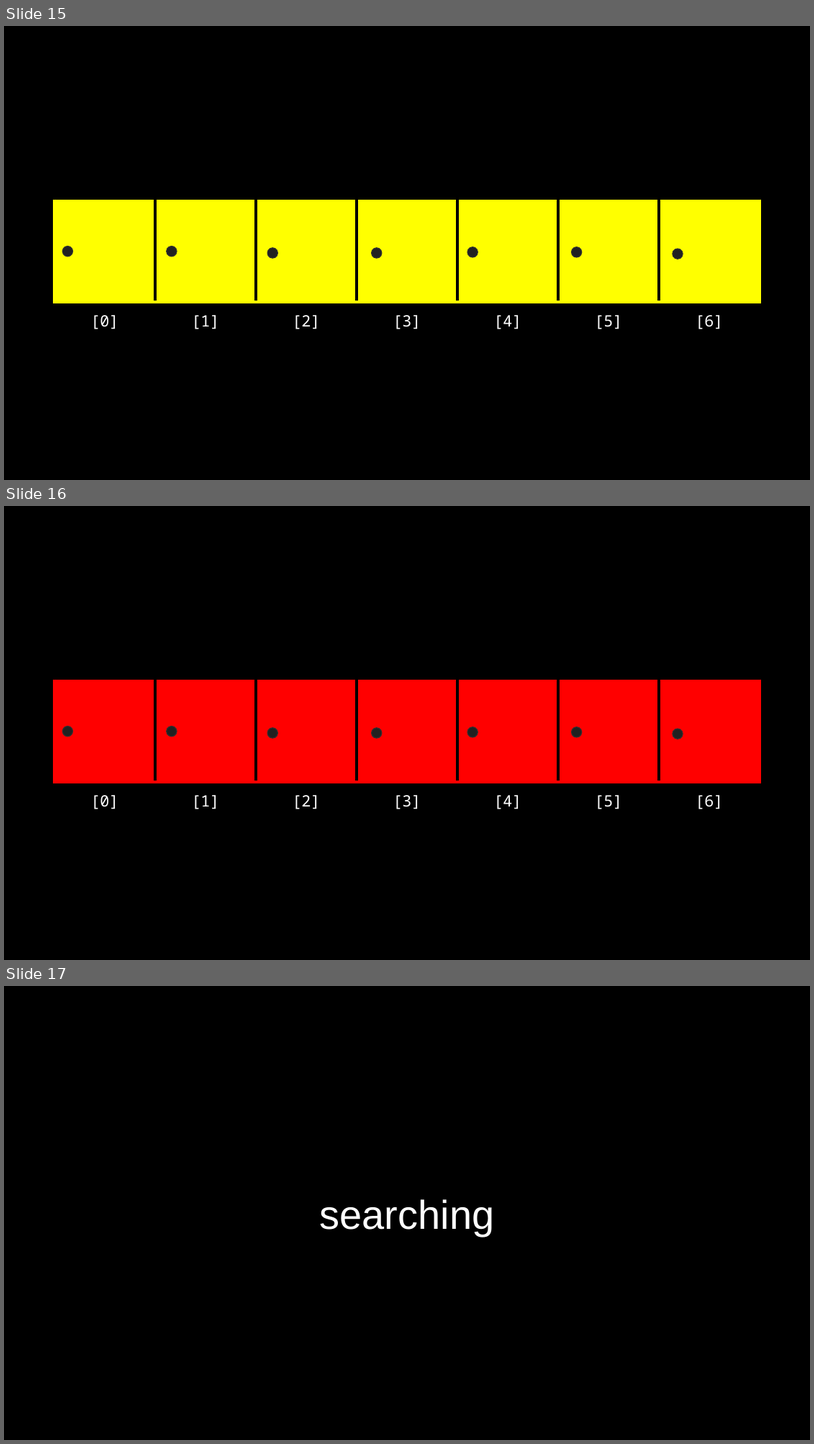
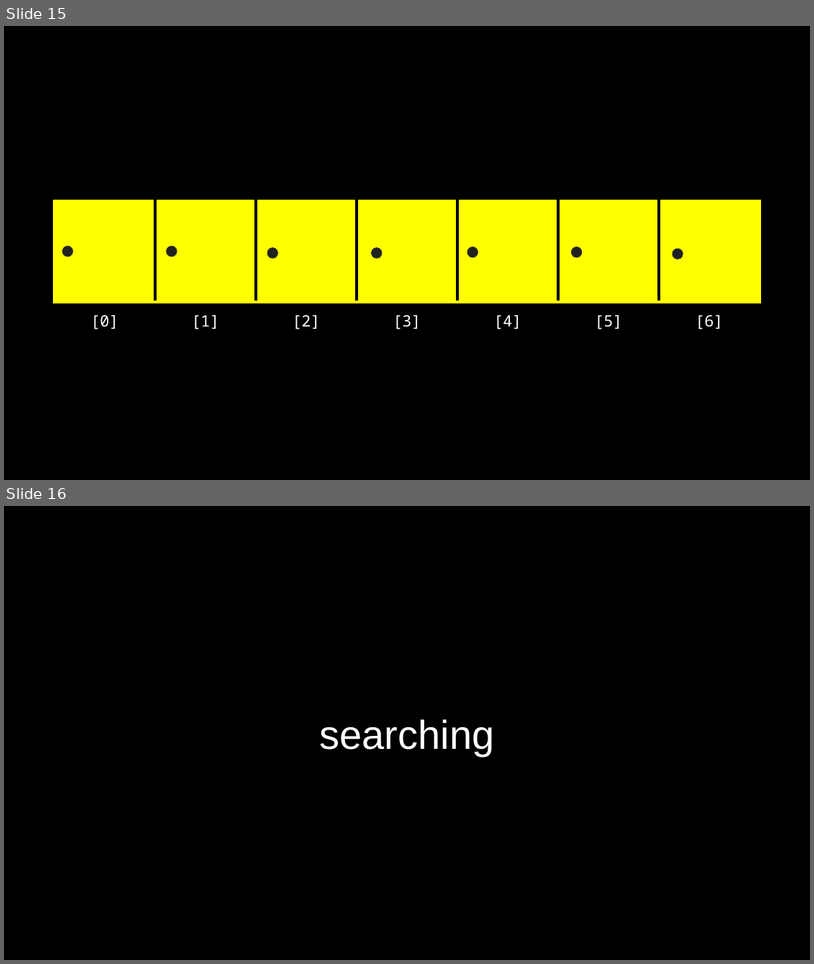
Before and after one commit to SQ4007-2025/website, a slide deck: docs/lectures/slides_4.pptx. Shown one above the other, each under a label of ours: slides 15, 16 and 17 before the commit, slides 15 and 16 after it. The pictures are 814x1444 and 814x964 pixels, drawn with LibreOffice and Linux fonts; fonts in the diff are those of the drawing. Boxes give left, top, right and bottom in pixels: in the first picture for what was removed or moved away, otherwise in the second. Text is boxed around its words. In the diff, an @@ line names an element or a change of style, - is before the commit and + after.

```diff
--- a/docs/lectures/slides_4.pptx
+++ b/docs/lectures/slides_4.pptx
@@ slide 16 removed at <box>4,506,810,960</box>, background #000000 @@
@@ table removed at <box>4,506,810,960</box>, 5 rows, 9 columns @@
- |  |  |  |  |  |  |  | 
- |  |  |  |  |  |  |  | 
- |  |  |  |  |  |  |  | 
- | [0] | [1] | [2] | [3] | [4] | [5] | [6] | 
- |  |  |  |  |  |  |  | 
@@ ellipse removed at <box>63,726,73,736</box> @@
@@ ellipse removed at <box>167,726,178,736</box> @@
@@ ellipse removed at <box>268,728,278,739</box> @@
@@ ellipse removed at <box>372,728,382,739</box> @@
@@ ellipse removed at <box>468,727,478,737</box> @@
@@ ellipse removed at <box>571,727,582,737</box> @@
@@ ellipse removed at <box>672,728,683,739</box> @@
@@ what was slide 17 is now slide 16 @@
```
Also in this commit, not shown: 2 other slides removed, 4 other files.
